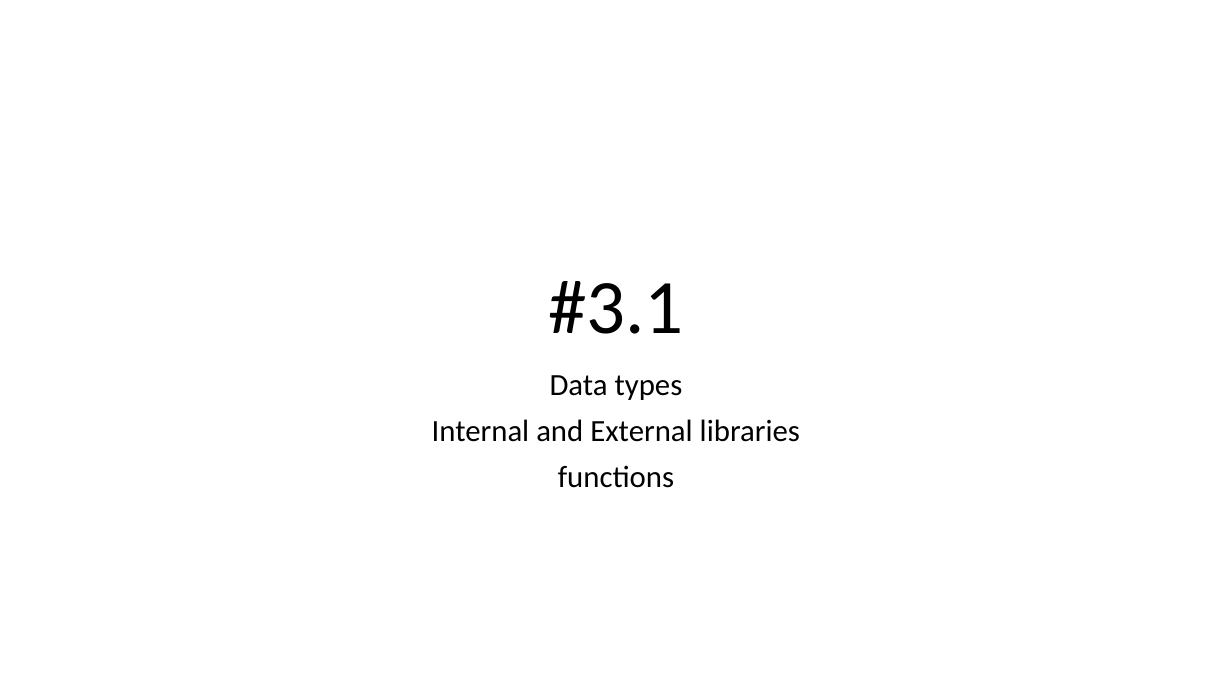
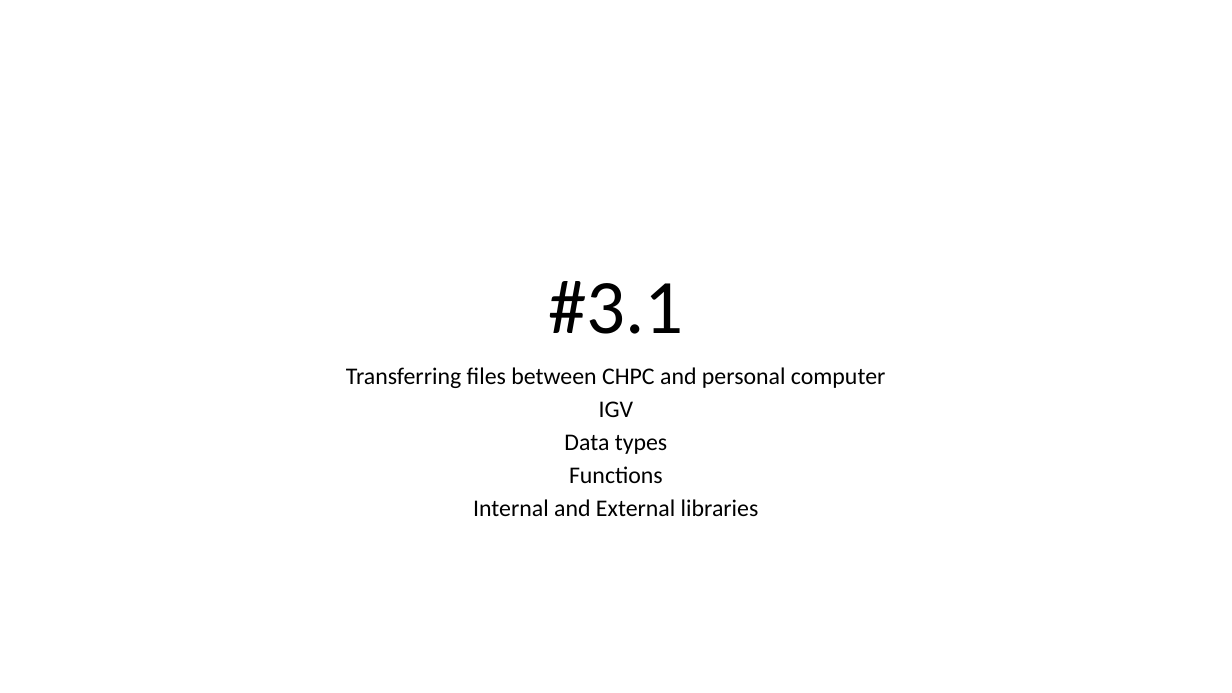
Before and after one commit to j-berg/bioinformatics-bootcamp, a slide deck: slide 2 of class_3_1/class_3_1.pptx (slide 1 before the commit). Drawn at 1232x693 pixels with LibreOffice and Linux fonts; fonts in the diff are those of the drawing. Boxes give left, top, right and bottom in pixels: in the first picture for what was removed or moved away, otherwise in the second. Text is boxed around its words. In the diff, an @@ line names an element or a change of style, - is before the commit and + after.

```diff
--- a/class_3_1/class_3_1.pptx
+++ b/class_3_1/class_3_1.pptx
@@ subtitle at (x1=346, y1=367, x2=885, y2=417): paragraphs added @@
+Transferring files between CHPC and personal computer
+IGV
@@ subtitle at (x1=473, y1=434, x2=759, y2=516): size 24 to 18.6 pt in "Data types", "Internal and External libraries"; line spacing 0.9 to 0.7 @@
@@ subtitle at (x1=558, y1=465, x2=674, y2=488): paragraph removed @@
-functions
@@ subtitle at (x1=569, y1=466, x2=663, y2=483): paragraph added @@
+Functions
```
Also in this commit, not shown: 23 slides added, 5 other files.
